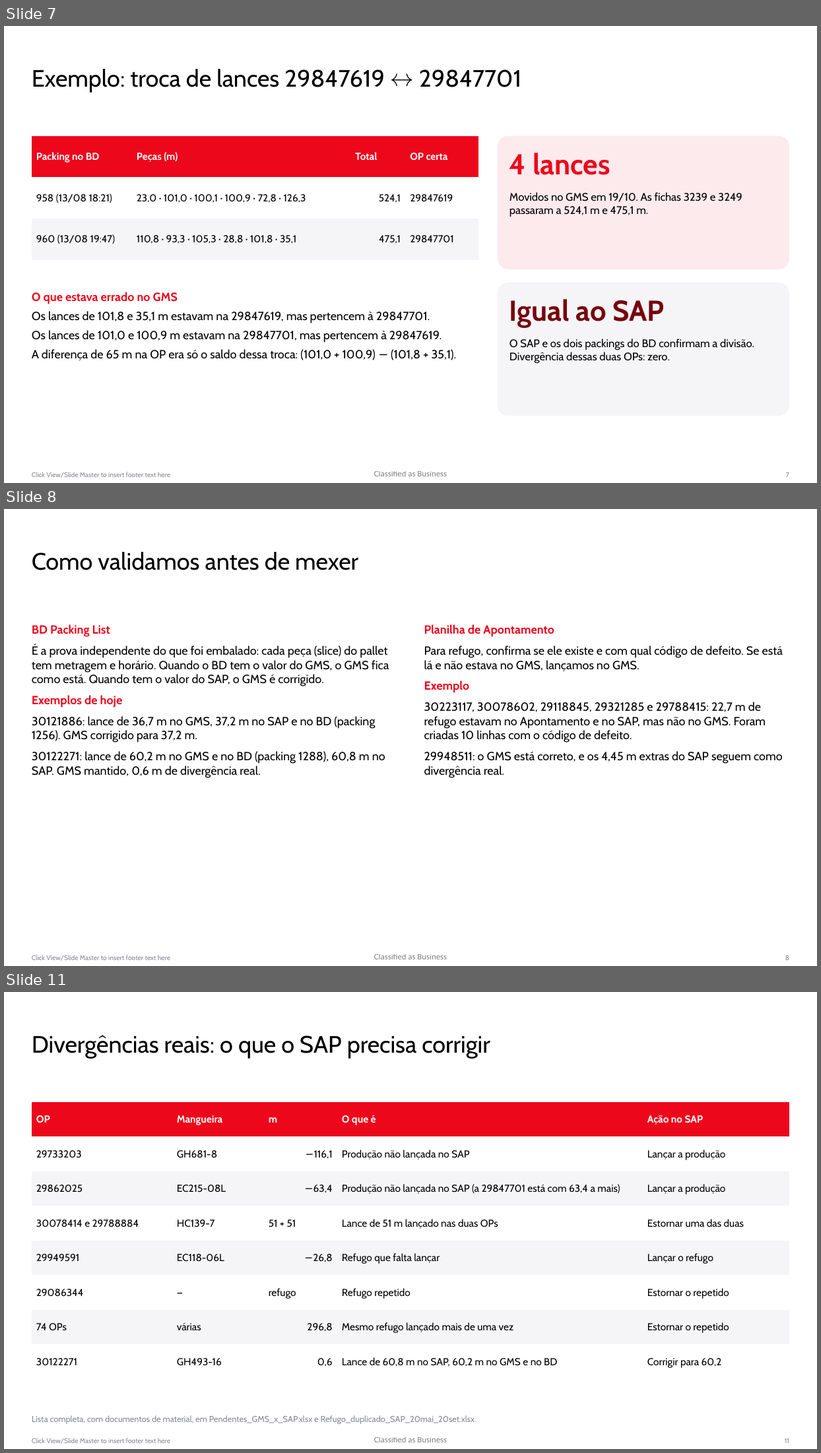
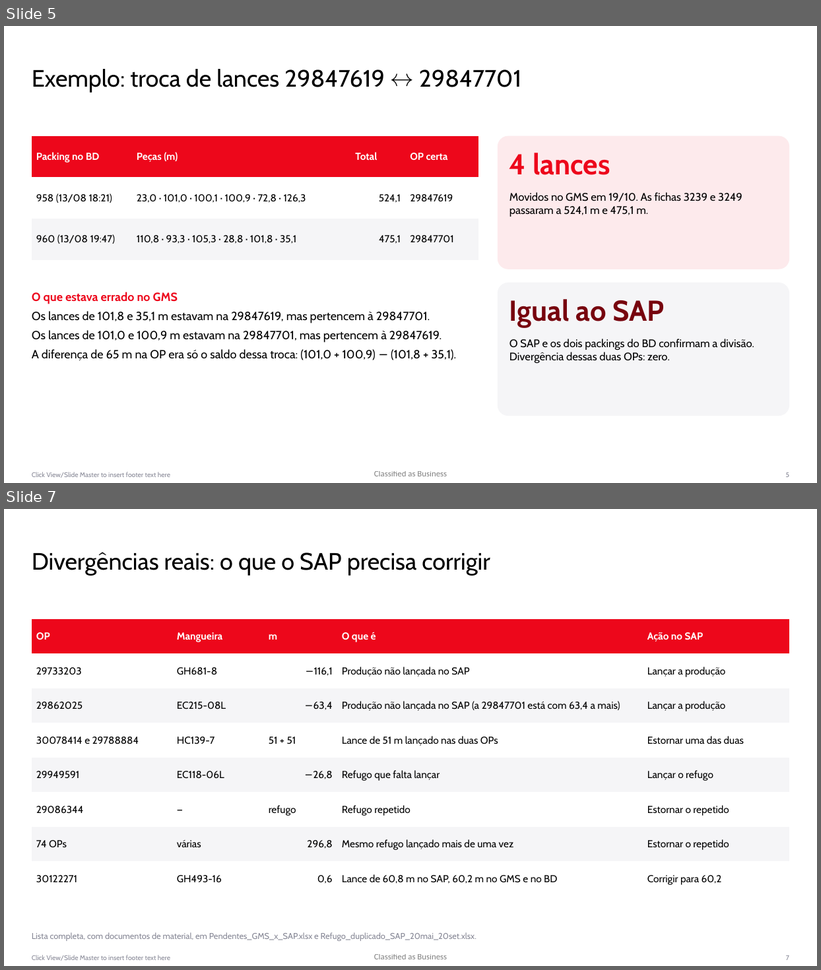
Before and after one commit to WilliamNRAmorim/Projetos, a slide deck: Producao_GMS_x_MB51/Apresentação/Tratativas_GMS_x_SAP.pptx. Shown one above the other, each under a label of ours: slides 7, 8 and 11 before the commit, slides 5 and 7 after it; the slides between them are not shown. The pictures are 821x1453 and 821x970 pixels, drawn with LibreOffice and Linux fonts; fonts in the diff are those of the drawing; background and template pictures are left out. Boxes give left, top, right and bottom in pixels: in the first picture for what was removed or moved away, otherwise in the second. Text is boxed around its words. In the diff, an @@ line names an element or a change of style, - is before the commit and + after.

```diff
--- a/Producao_GMS_x_MB51/Apresentação/Tratativas_GMS_x_SAP.pptx
+++ b/Producao_GMS_x_MB51/Apresentação/Tratativas_GMS_x_SAP.pptx
@@ slide 8 removed at [4,509,817,966], background #FFFFFF; not listed: 3 template elements that a slide beside it also shows @@
@@ title removed at [32,552,358,570] @@
-Como validamos antes de mexer
@@ text removed at [32,625,389,778] @@
-BD Packing List
-É a prova independente do que foi embalado: cada peça (slice) do pallet tem metragem e horário. Quando o BD tem o valor do GMS, o GMS fica como está. Quando tem o valor do SAP, o GMS é corrigido.
-Exemplos de hoje
-30121886: lance de 36,7 m no GMS, 37,2 m no SAP e no BD (packing 1256). GMS corrigido para 37,2 m.
-30122271: lance de 60,2 m no GMS e no BD (packing 1288), 60,8 m no SAP. GMS mantido, 0,6 m de divergência real.
@@ text removed at [424,625,783,778] @@
-Planilha de Apontamento
-Para refugo, confirma se ele existe e com qual código de defeito. Se está lá e não estava no GMS, lançamos no GMS.
-Exemplo
-30223117, 30078602, 29118845, 29321285 e 29788415: 22,7 m de refugo estavam no Apontamento e no SAP, mas não no GMS. Foram criadas 10 linhas com o código de defeito.
-29948511: o GMS está correto, e os 4,45 m extras do SAP seguem como divergência real.
@@ what was slide 7 is now slide 5 @@
@@ page number at [786,473,790,477]: text changed @@
-7
+5
@@ what was slide 11 is now slide 7 @@
@@ page number at [786,956,789,960]: text changed @@
-11
+7
```
Also in this commit, not shown: 4 slides changed, 4 other slides removed, 4 other files.
